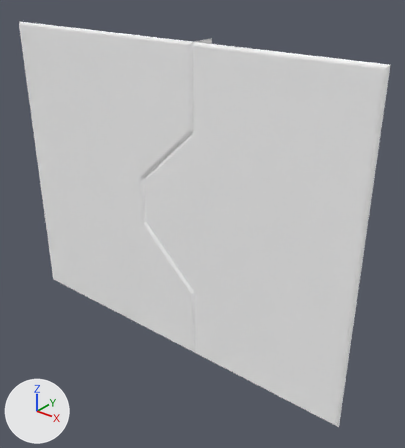
One commit to the FBX model Assets/Models/Command Center/Command_Center_Gates.fbx: the scene before it, then after it.
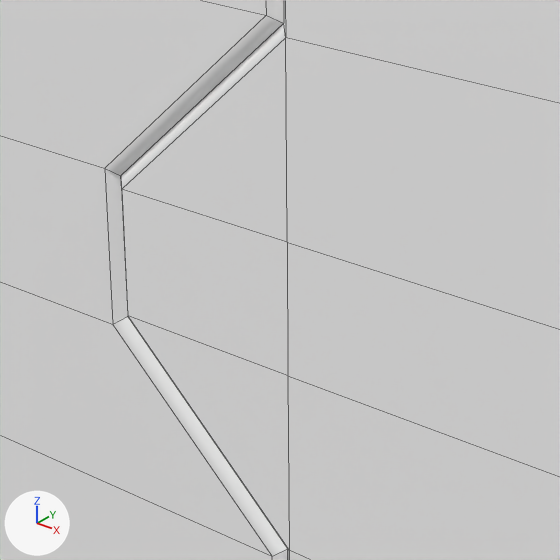
Each version is shown whole from a camera (50 mm lens) standing at (0.2426, -0.6683, 0.2811) and looking at (0.0199, -0.3899, 0.1084), then close up on the part from 26% to 69% of the width and 28% to 66% of the height. Every picture has the same lights, and +X, +Y and +Z are marked at lower left. The close-ups show mesh edges as thin lines. Where no turn or scale is listed for an object, it has been applied to the vertices.

Names of what the first close-up shows: 'Command_Center_Gate_L', 'Command_Center_Gate_R'.
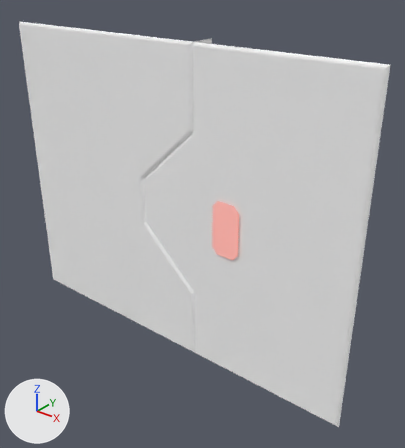
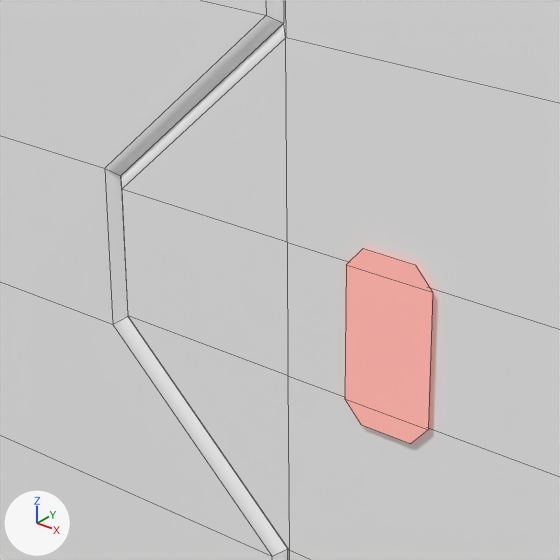
Changed parts and their boxes (x1, y1, x2, y2) in the close-ups (560 x 560 px):
```json
{"part": 1, "of": "me_mesh_001", "change": "added", "after": [345, 249, 433, 444]}
```

The change, as JSON lines over the scene's bpy script:
```json
{"op": "add", "block": "mat_m_gates_state", "code": ["mat_m_gates_state = principled_material('M_Gates_State')", "mat_m_gates_state.base_color = (0.5, 0.5, 0.5)  # grey #bcbcbc", "mat_m_gates_state.emission_color = (0.545, 0.0902, 0.0523)  # red #c35541", "mat_m_gates_state.emission_strength = 1.0"]}
{"block": "me_mesh_001", "where": "me_mesh_001.from_pydata(...)  # 32 vertices, 25 faces; spans x -0.02..0.144, y -0.408..-0.388, z 0.007..0.234"}
{"block": "me_mesh_001", "where": "# used by ob_command_center_gate_r; location = (0.0, 0.0, 0.0)"}
{"block": "me_mesh_001", "where": "# verts and faces of me_mesh_001; kept vertices keep their numbers, new ones are numbered from 32"}
{"block": "me_mesh_001", "change": "me_mesh_001 part 1"}
{"op": "add", "block": "me_mesh_001", "code": "verts[32] = (0.043, -0.409, 0.135)  # pixel (346, 264)"}
{"op": "add", "block": "me_mesh_001", "code": "verts[33] = (0.047, -0.409, 0.14)  # pixel (363, 248)"}
{"op": "add", "block": "me_mesh_001", "code": "verts[34] = (0.06, -0.409, 0.14)  # pixel (415, 264)"}
{"op": "add", "block": "me_mesh_001", "code": "verts[35] = (0.064, -0.409, 0.135)  # pixel (432, 292)"}
{"op": "add", "block": "me_mesh_001", "code": "verts[36] = (0.047, -0.409, 0.101)  # pixel (361, 424)"}
{"op": "add", "block": "me_mesh_001", "code": "verts[37] = (0.043, -0.409, 0.106)  # pixel (344, 398)"}
{"op": "add", "block": "me_mesh_001", "code": "verts[38] = (0.064, -0.409, 0.106)  # pixel (428, 429)"}
{"op": "add", "block": "me_mesh_001", "code": "verts[39] = (0.06, -0.409, 0.101)  # pixel (410, 443)"}
{"op": "add", "block": "me_mesh_001", "code": "faces += [(32, 35, 34, 33), (32, 37, 38, 35), (36, 39, 38, 37)]  # mat_m_gates_state (grey #bcbcbc)"}
{"op": "add", "block": "me_mesh_001", "code": "me_mesh_001.materials.append(mat_m_gates_state)  # grey #bcbcbc"}
```
